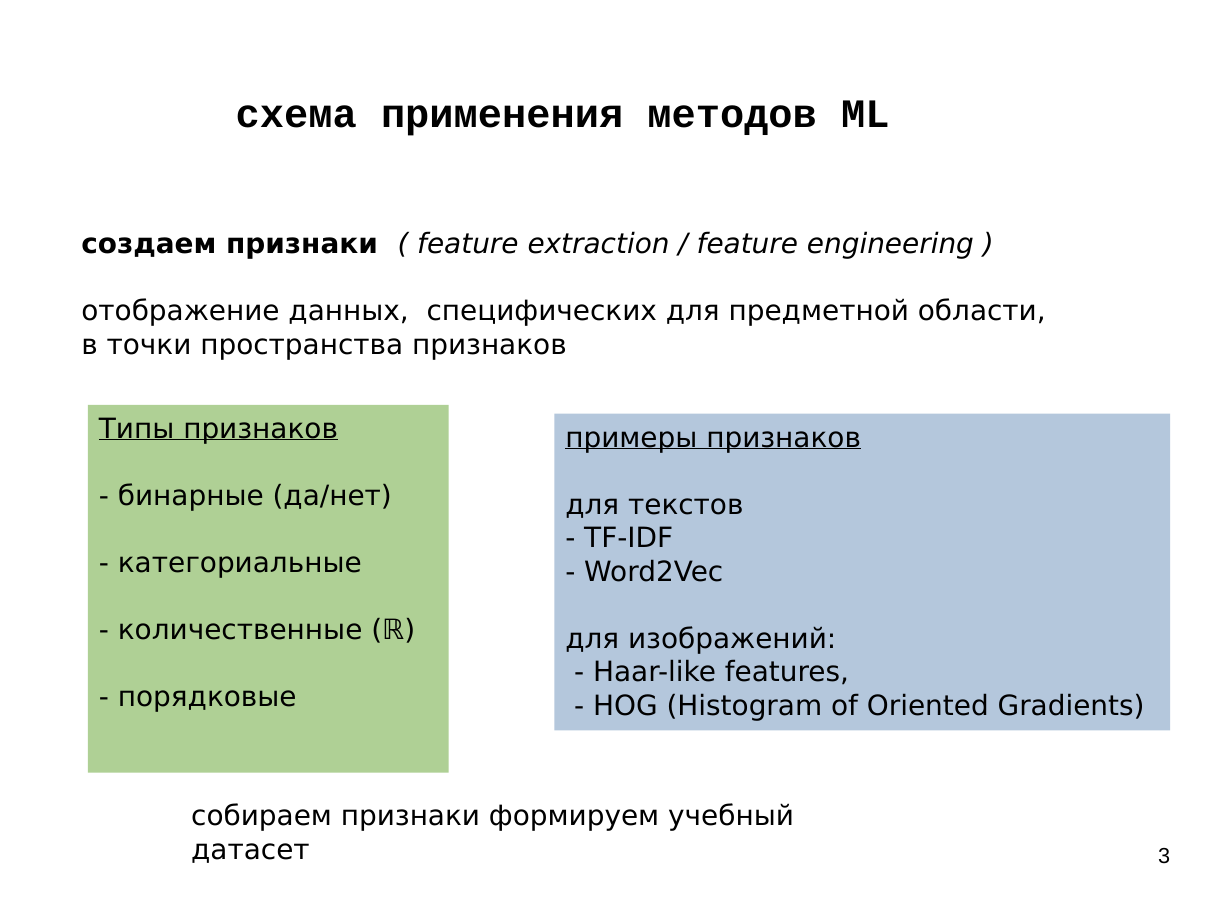
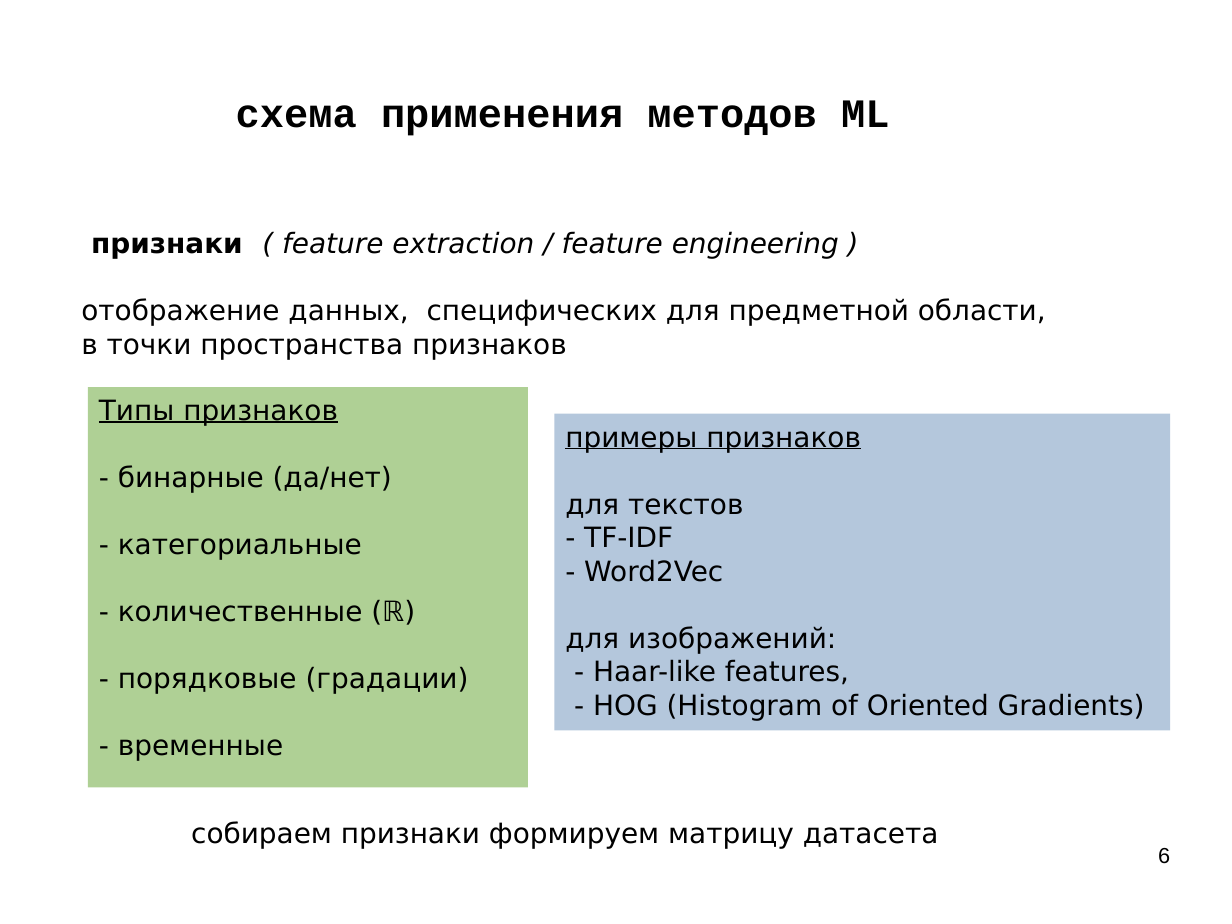
Before and after one commit to mechanoid5/ml_lectorium_2026_I, a slide deck: slide 6 of 03-ml-basic.odp (slide 3 before the commit). Drawn at 1232x924 pixels with LibreOffice and Linux fonts; fonts in the diff are those of the drawing; background and template pictures are left out. Boxes give left, top, right and bottom in pixels: in the first picture for what was removed or moved away, otherwise in the second. Text is boxed around its words. In the diff, an @@ line names an element or a change of style, - is before the commit and + after.

```diff
--- a/03-ml-basic.odp
+++ b/03-ml-basic.odp
@@ text at (91,231,839,259): text changed @@
-создаем признаки ( feature extraction / feature engineering )
+признаки ( feature extraction / feature engineering )
@@ rectangle "Типы признаков": place and size @@
-rectangle "Типы признаков" at (88,405,449,773)
+rectangle "Типы признаков" at (88,387,529,787)
@@ text in rectangle at (118,666,469,761): text changed @@
-- порядковые
+- порядковые (градации)
+- временные
@@ text at (191,821,939,848): text changed @@
-собираем признаки формируем учебный датасет
+собираем признаки формируем матрицу датасета
@@ page number at (1158,848,1170,864): text changed @@
-3
+6
```
Also in this commit, not shown: 3 other slides changed, 4 slides added, 4 other files.
